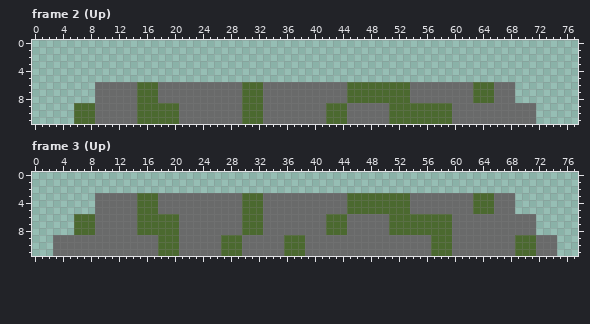
Two versions of one pixel-art file, Assets/PressurePlateUp.aseprite. The first picture shows the starting point.
78x12 pixels, 3 frames. Shown: frame 2 (Up), frame 3 (Up). The commit also changed other frames, which this record leaves out.
Once edited:
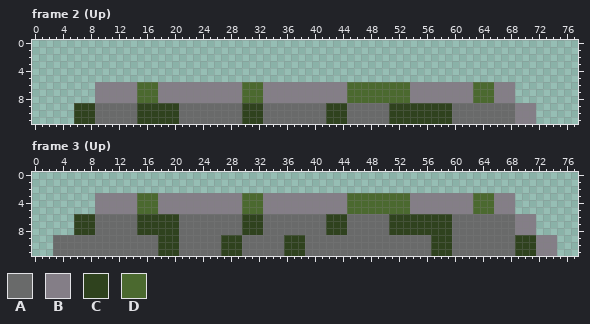
Palette (. is transparent): A #696a6a  B #847e87  C #2f421e  D #4b692f
Diff:
--- frame 2 (Up)
@@ x 0..77 @@
  5 ..............................................................................
- 6 .........AAAAAADDDAAAAAAAAAAAADDDAAAAAAAAAAAADDDDDDDDDAAAAAAAAADDDAAA.........
- 7 .........AAAAAADDDAAAAAAAAAAAADDDAAAAAAAAAAAADDDDDDDDDAAAAAAAAADDDAAA.........
- 8 .........AAAAAADDDAAAAAAAAAAAADDDAAAAAAAAAAAADDDDDDDDDAAAAAAAAADDDAAA.........
- 9 ......DDDAAAAAADDDDDDAAAAAAAAADDDAAAAAAAAADDDAAAAAADDDDDDDDDAAAAAAAAAAAA......
-10 ......DDDAAAAAADDDDDDAAAAAAAAADDDAAAAAAAAADDDAAAAAADDDDDDDDDAAAAAAAAAAAA......
-11 ......DDDAAAAAADDDDDDAAAAAAAAADDDAAAAAAAAADDDAAAAAADDDDDDDDDAAAAAAAAAAAA......
+ 6 .........BBBBBBDDDBBBBBBBBBBBBDDDBBBBBBBBBBBBDDDDDDDDDBBBBBBBBBDDDBBB.........
+ 7 .........BBBBBBDDDBBBBBBBBBBBBDDDBBBBBBBBBBBBDDDDDDDDDBBBBBBBBBDDDBBB.........
+ 8 .........BBBBBBDDDBBBBBBBBBBBBDDDBBBBBBBBBBBBDDDDDDDDDBBBBBBBBBDDDBBB.........
+ 9 ......CCCAAAAAACCCCCCAAAAAAAAACCCAAAAAAAAACCCAAAAAACCCCCCCCCAAAAAAAAABBB......
+10 ......CCCAAAAAACCCCCCAAAAAAAAACCCAAAAAAAAACCCAAAAAACCCCCCCCCAAAAAAAAABBB......
+11 ......CCCAAAAAACCCCCCAAAAAAAAACCCAAAAAAAAACCCAAAAAACCCCCCCCCAAAAAAAAABBB......
--- frame 3 (Up)
@@ x 0..77 @@
  2 ..............................................................................
- 3 .........AAAAAADDDAAAAAAAAAAAADDDAAAAAAAAAAAADDDDDDDDDAAAAAAAAADDDAAA.........
- 4 .........AAAAAADDDAAAAAAAAAAAADDDAAAAAAAAAAAADDDDDDDDDAAAAAAAAADDDAAA.........
- 5 .........AAAAAADDDAAAAAAAAAAAADDDAAAAAAAAAAAADDDDDDDDDAAAAAAAAADDDAAA.........
- 6 ......DDDAAAAAADDDDDDAAAAAAAAADDDAAAAAAAAADDDAAAAAADDDDDDDDDAAAAAAAAAAAA......
- 7 ......DDDAAAAAADDDDDDAAAAAAAAADDDAAAAAAAAADDDAAAAAADDDDDDDDDAAAAAAAAAAAA......
- 8 ......DDDAAAAAADDDDDDAAAAAAAAADDDAAAAAAAAADDDAAAAAADDDDDDDDDAAAAAAAAAAAA......
- 9 ...AAAAAAAAAAAAAAADDDAAAAAADDDAAAAAADDDAAAAAAAAAAAAAAAAAADDDAAAAAAAAADDDAAA...
-10 ...AAAAAAAAAAAAAAADDDAAAAAADDDAAAAAADDDAAAAAAAAAAAAAAAAAADDDAAAAAAAAADDDAAA...
-11 ...AAAAAAAAAAAAAAADDDAAAAAADDDAAAAAADDDAAAAAAAAAAAAAAAAAADDDAAAAAAAAADDDAAA...
+ 3 .........BBBBBBDDDBBBBBBBBBBBBDDDBBBBBBBBBBBBDDDDDDDDDBBBBBBBBBDDDBBB.........
+ 4 .........BBBBBBDDDBBBBBBBBBBBBDDDBBBBBBBBBBBBDDDDDDDDDBBBBBBBBBDDDBBB.........
+ 5 .........BBBBBBDDDBBBBBBBBBBBBDDDBBBBBBBBBBBBDDDDDDDDDBBBBBBBBBDDDBBB.........
+ 6 ......CCCAAAAAACCCCCCAAAAAAAAACCCAAAAAAAAACCCAAAAAACCCCCCCCCAAAAAAAAABBB......
+ 7 ......CCCAAAAAACCCCCCAAAAAAAAACCCAAAAAAAAACCCAAAAAACCCCCCCCCAAAAAAAAABBB......
+ 8 ......CCCAAAAAACCCCCCAAAAAAAAACCCAAAAAAAAACCCAAAAAACCCCCCCCCAAAAAAAAABBB......
+ 9 ...AAAAAAAAAAAAAAACCCAAAAAACCCAAAAAACCCAAAAAAAAAAAAAAAAAACCCAAAAAAAAACCCBBB...
+10 ...AAAAAAAAAAAAAAACCCAAAAAACCCAAAAAACCCAAAAAAAAAAAAAAAAAACCCAAAAAAAAACCCBBB...
+11 ...AAAAAAAAAAAAAAACCCAAAAAACCCAAAAAACCCAAAAAAAAAAAAAAAAAACCCAAAAAAAAACCCBBB...
Boxes around the changes in both pictures, in picture pixels (x1, y1, x2, y2):
changed: (74, 82, 347, 124)
changed: (389, 82, 473, 124)
changed: (494, 82, 536, 124)
changed: (74, 193, 347, 256)
changed: (389, 193, 473, 256)
changed: (494, 193, 557, 256)
